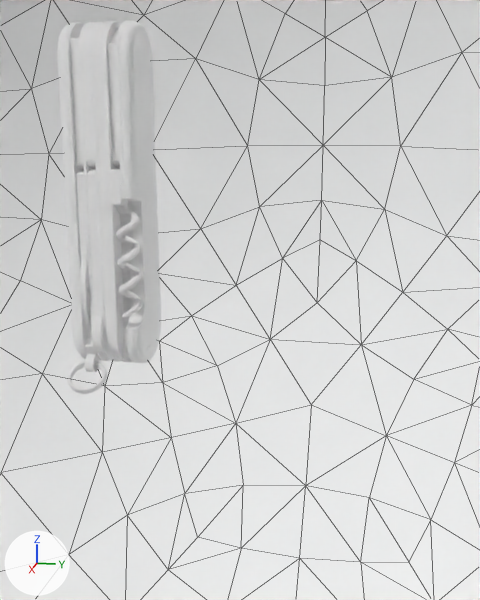
The glTF model public/v3dApp/swiss_army_knife.gltf, before and after one commit.
One viewpoint serves both versions: a 50 mm camera at (1.72, 0.7, 0.17) aimed at (-0.83, 0.19, -0.47). Lighting does not change. The marker at lower left points along +X, +Y and +Z. Mesh edges are drawn as thin lines on the coarser meshes. Where no turn or scale is listed for an object, it has been applied to the vertices.

The first picture shows 'Icosphere', 'awl', 'back_cover', 'corkscrew', 'front_cover', 'hook', 'limiter_1', 'limiter_2', 'limiter_3', 'plate_2', 'plate_3', 'plate_5'.
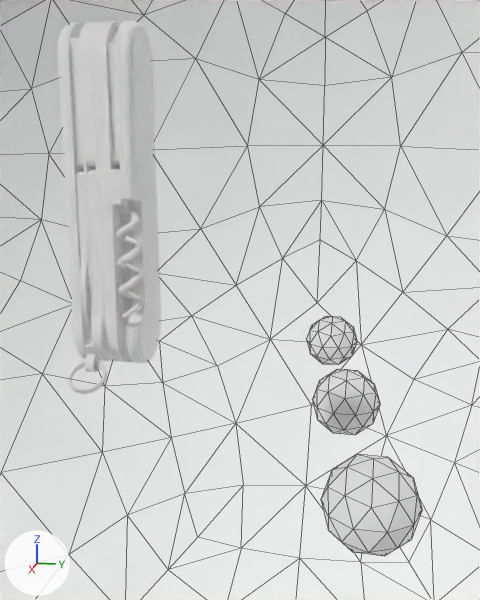
Where the change shows, as pixel boxes (x1, y1, x2, y2) in the pictures (480 x 600 px):
'carbon_mat', added: after (321, 454, 422, 556)
'wood_mat', added: after (312, 369, 380, 435)
'plastic_mat', added: after (307, 316, 357, 365)

Diff of the bpy script that builds the scene:
```diff
--- a/public/v3dApp/swiss_army_knife.gltf.py
+++ b/public/v3dApp/swiss_army_knife.gltf.py
@@ mat_wood @@
+mat_wood = principled_material('wood')
+mat_wood.base_color = (1.0, 1.0, 1.0)  # white #ffffff
+mat_wood.metallic = 1.0
+mat_wood.roughness = 1.0
@@ mat_carbon @@
+mat_carbon = principled_material('carbon')
+mat_carbon.base_color = (1.0, 1.0, 1.0)  # white #ffffff
+mat_carbon.metallic = 1.0
+mat_carbon.roughness = 1.0
@@ me_icosphere_003 @@
+me_icosphere_003.from_pydata(...)  # an icosphere of 80 faces spanning x -0.95..0.95, y -1.0..1.0, z -1.0..1.0
+me_icosphere_003.materials.append(mat_wood)  # white #ffffff
@@ me_icosphere_001 @@
+me_icosphere_001.from_pydata(...)  # an icosphere of 80 faces spanning x -0.95..0.95, y -1.0..1.0, z -1.0..1.0
+me_icosphere_001.materials.append(mat_carbon)  # white #ffffff
@@ me_icosphere_004 @@
+me_icosphere_004.from_pydata(...)  # an icosphere of 80 faces spanning x -0.95..0.95, y -1.0..1.0, z -1.0..1.0
+me_icosphere_004.materials.append(mat_plastic)  # white #ffffff
@@ ob_wood_mat @@
+ob_wood_mat = bpy.data.objects.new('wood_mat', me_icosphere_003)
+ob_wood_mat.location = (-0.914, 0.621, -0.905)
+ob_wood_mat.scale = (-0.14, -0.14, -0.14)
@@ ob_carbon_mat @@
+ob_carbon_mat = bpy.data.objects.new('carbon_mat', me_icosphere_001)
+ob_carbon_mat.location = (0.0, 0.728, -0.834)
+ob_carbon_mat.scale = (-0.14, -0.14, -0.14)
@@ ob_plastic_mat @@
+ob_plastic_mat = bpy.data.objects.new('plastic_mat', me_icosphere_004)
+ob_plastic_mat.location = (-1.852, 0.503, -0.93)
+ob_plastic_mat.scale = (-0.14, -0.14, -0.14)
```
